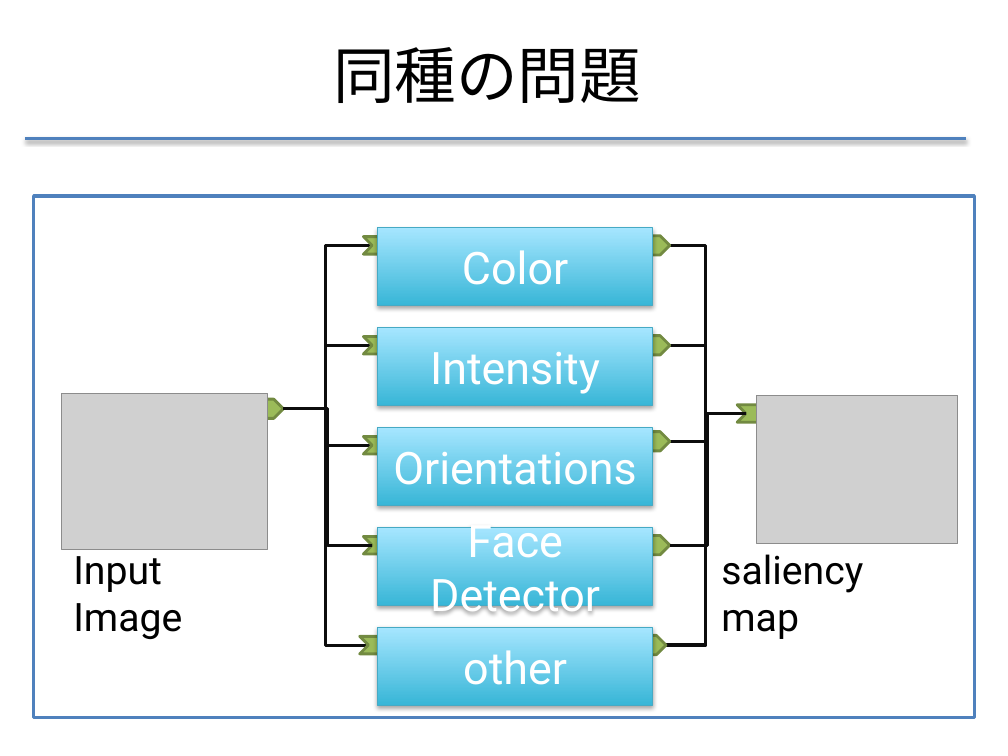
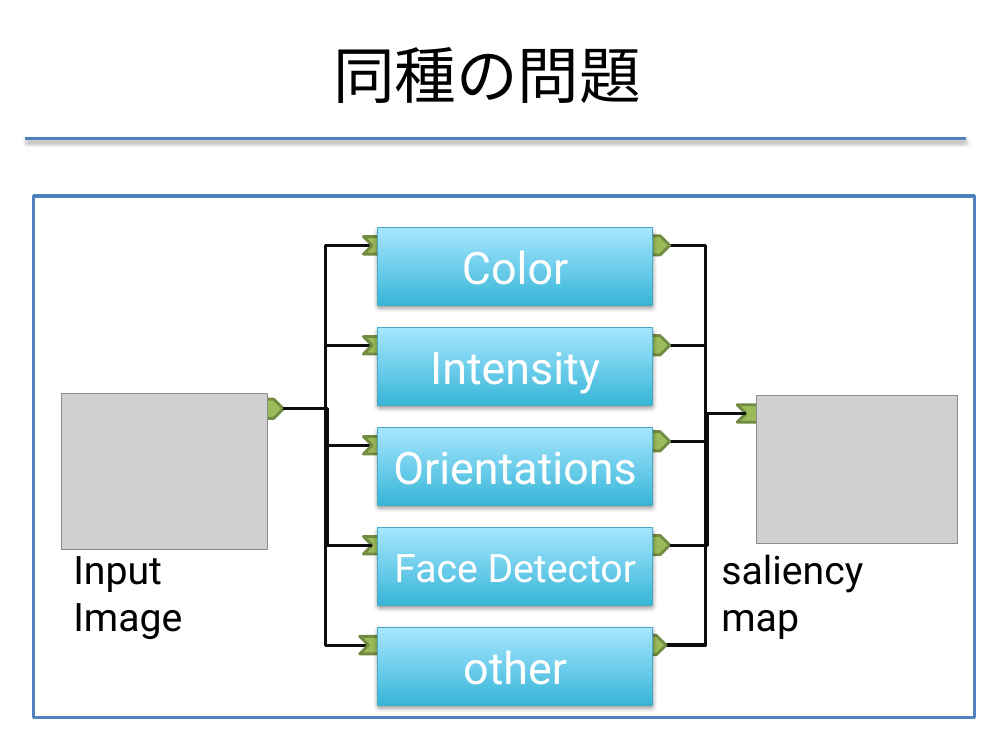
Before and after one commit to f-akazawa/akaz_uecdevelop, a slide deck: slide 9 of doc/中間発表資料.pptx. Drawn at 1008x756 pixels with LibreOffice and Linux fonts; fonts in the diff are those of the drawing; grey boxes stand for pictures. Boxes give left, top, right and bottom in pixels: in the first picture for what was removed or moved away, otherwise in the second. Text is boxed around its words. In the diff, an @@ line names an element or a change of style, - is before the commit and + after.

```diff
--- a/doc/中間発表資料.pptx
+++ b/doc/中間発表資料.pptx
@@ rectangle "Face Detector" at box(378, 527, 653, 605): size 32 to 28 pt @@
```
Also in this commit, not shown: 3 other slides changed, 1 slide removed.
